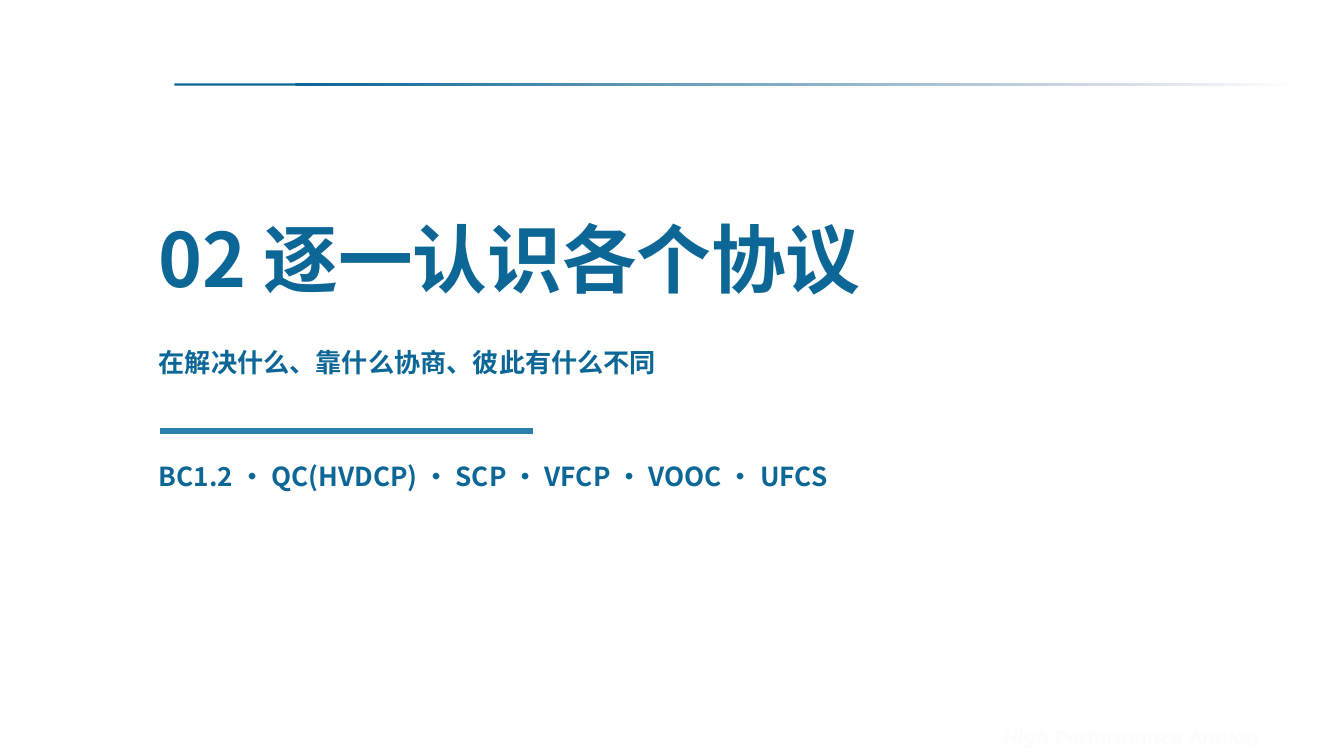
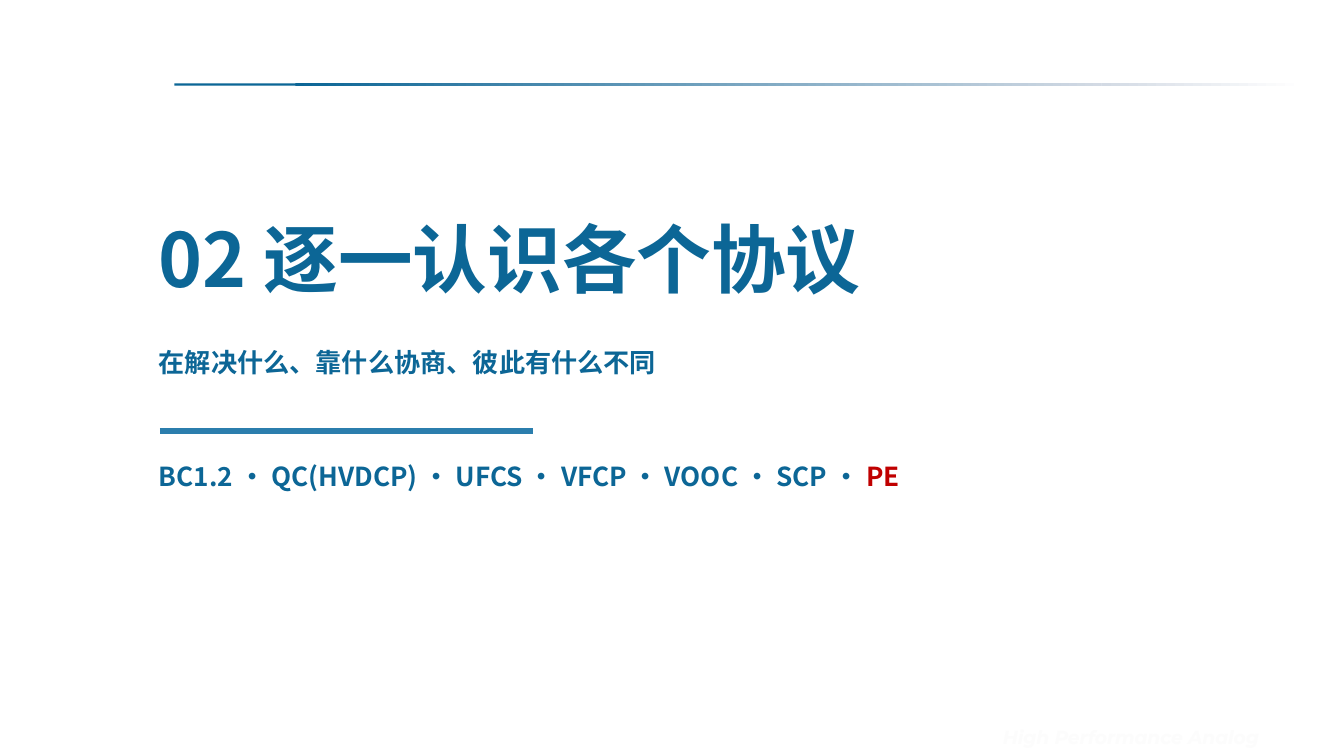
Before and after one commit to Dremote/Books, a slide deck: slide 7 of Notes/5. 基于DPDM的快充协议简介.pptx. Drawn at 1344x756 pixels with LibreOffice and Linux fonts; fonts in the diff are those of the drawing; background and template pictures are left out. Boxes give left, top, right and bottom in pixels: in the first picture for what was removed or moved away, otherwise in the second. Text is boxed around its words. In the diff, an @@ line names an element or a change of style, - is before the commit and + after.

```diff
--- a/Notes/5. 基于DPDM的快充协议简介.pptx
+++ b/Notes/5. 基于DPDM的快充协议简介.pptx
@@ text "Sgmicro" at (x1=199, y1=0, x2=1146, y2=756): line spacing 0.83 to 0.8 @@
@@ text at (x1=159, y1=464, x2=900, y2=492): text changed @@
-BC1.2 · QC(HVDCP) · SCP · VFCP · VOOC · UFCS
+BC1.2 · QC(HVDCP) · UFCS · VFCP · VOOC · SCP · PE
```
Also in this commit, not shown: 25 other slides changed, 2 slides added, 8 other files.
